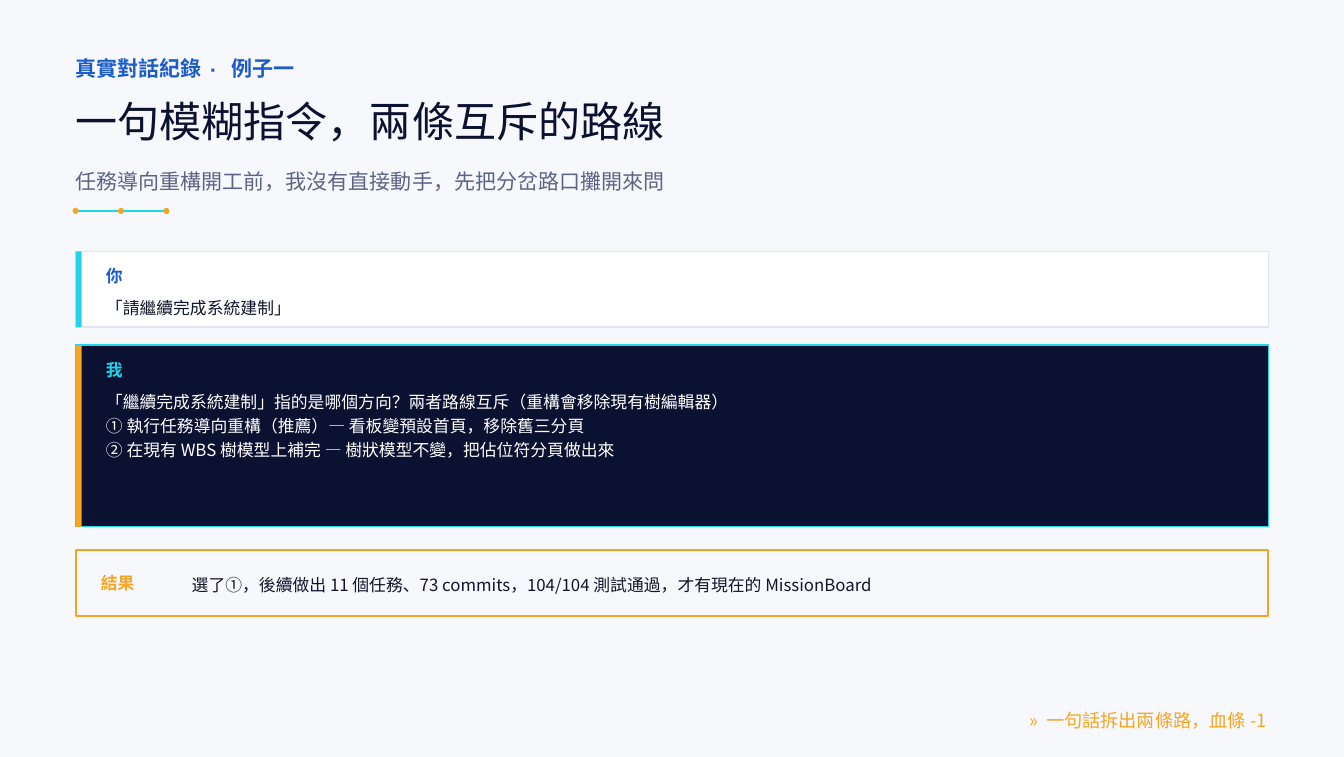
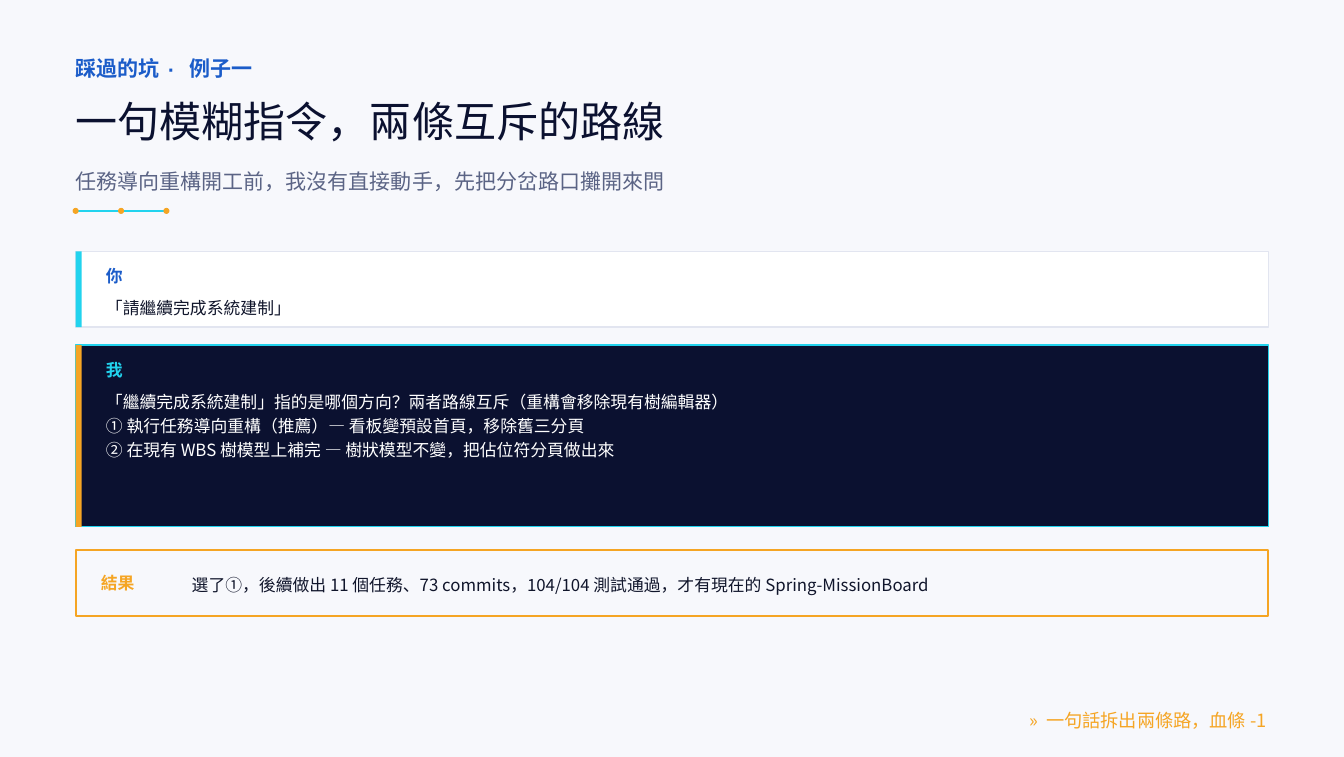
Before and after one commit to LinGaOscar/Spring-MissionBoard, a slide deck: slide 16 of docs/專案介紹.pptx (slide 17 before the commit). Drawn at 1344x757 pixels with LibreOffice and Linux fonts; fonts in the diff are those of the drawing. Boxes give left, top, right and bottom in pixels: in the first picture for what was removed or moved away, otherwise in the second. Text is boxed around its words. In the diff, an @@ line names an element or a change of style, - is before the commit and + after.

```diff
--- a/docs/專案介紹.pptx
+++ b/docs/專案介紹.pptx
@@ text at (76,58,253,78): text changed @@
-真實對話紀錄 · 例子一
+踩過的坑 · 例子一
@@ text at (192,576,928,595): text changed @@
-選了①，後續做出 11 個任務、73 commits，104/104 測試通過，才有現在的 MissionBoard
+選了①，後續做出 11 個任務、73 commits，104/104 測試通過，才有現在的 Spring-MissionBoard
```
Also in this commit, not shown: 17 other slides changed, 3 slides added, 2 slides removed.
